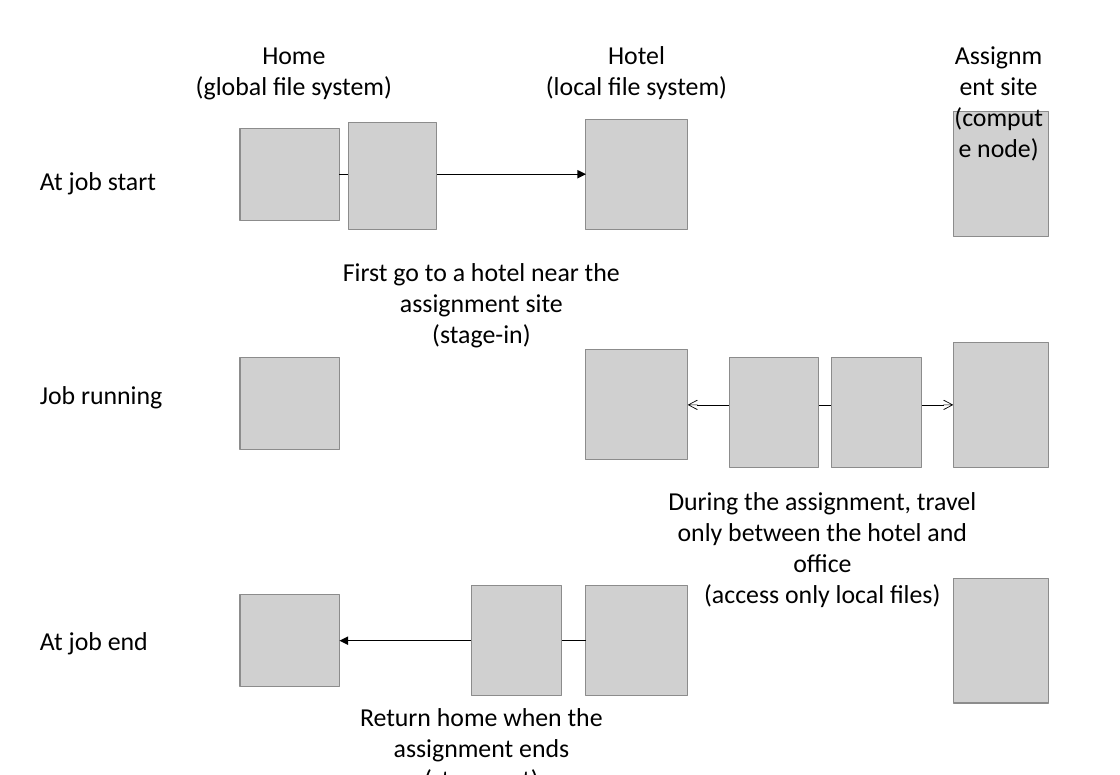
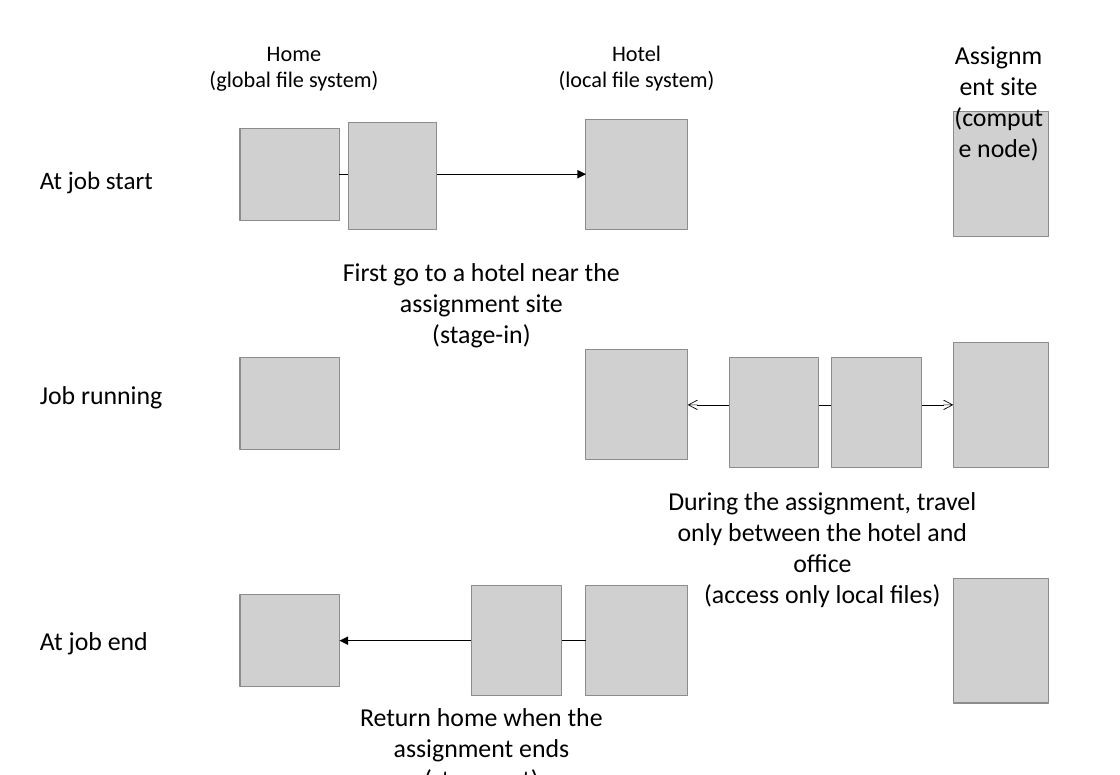
Before and after one commit to kaityo256/sevendayshpc, a slide deck: slide 12 of site-assets/sources/day2/fig-ja-en.pptx. Drawn at 1120x775 pixels with LibreOffice and Linux fonts; fonts in the diff are those of the drawing; grey boxes stand for pictures. Boxes give left, top, right and bottom in pixels: in the first picture for what was removed or moved away, otherwise in the second. Text is boxed around its words. In the diff, an @@ line names an element or a change of style, - is before the commit and + after.

```diff
--- a/site-assets/sources/day2/fig-ja-en.pptx
+++ b/site-assets/sources/day2/fig-ja-en.pptx
@@ text "Home" at (x1=209, y1=46, x2=378, y2=91): size 18 to 15.5 pt @@
@@ text "Hotel" at (x1=559, y1=45, x2=714, y2=91): size 18 to 15.5 pt @@
@@ text "At job start" at (x1=40, y1=171, x2=153, y2=194): size 18 to 17.5 pt @@
```
Also in this commit, not shown: 7 other slides changed, 8 other files.
